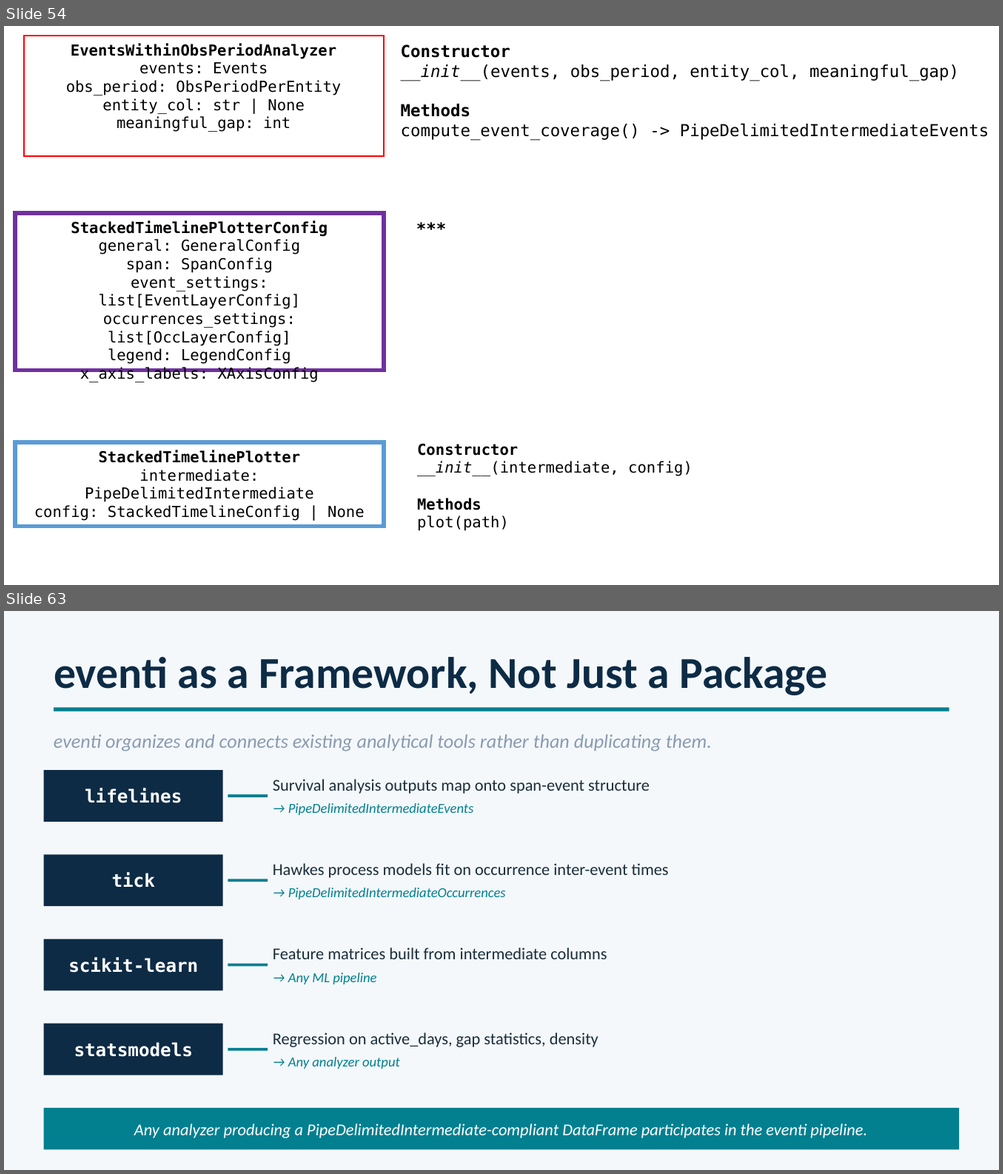
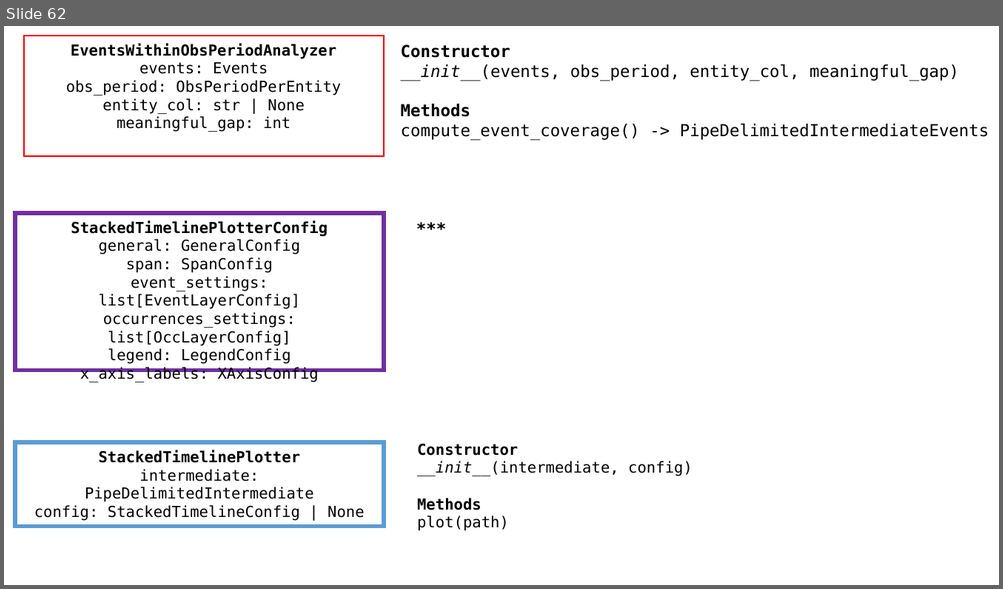
Before and after one commit to djarenas/eventus, a slide deck: docs/eventus_architecture.pptx. Shown one above the other, each under a label of ours: slides 54 and 63 before the commit, slide 62 after it; the slides between them are not shown. The pictures are 1003x1174 and 1003x589 pixels, drawn with LibreOffice and Linux fonts; fonts in the diff are those of the drawing. Boxes give left, top, right and bottom in pixels: in the first picture for what was removed or moved away, otherwise in the second. Text is boxed around its words. In the diff, an @@ line names an element or a change of style, - is before the commit and + after.

```diff
--- a/docs/eventus_architecture.pptx
+++ b/docs/eventus_architecture.pptx
@@ slide 63 removed at <box>4,611,999,1170</box>, background #F4F8FB @@
@@ text removed at <box>54,657,827,695</box> @@
-eventi as a Framework, Not Just a Package
@@ rectangle removed at <box>54,707,949,712</box> @@
@@ text removed at <box>54,735,711,752</box> @@
-eventi organizes and connects existing analytical tools rather than duplicating them.
@@ rectangle removed at <box>44,770,223,822</box> @@
@@ text removed at <box>85,788,182,803</box> @@
-lifelines
@@ text removed at <box>273,779,649,794</box> @@
-Survival analysis outputs map onto span-event structure
@@ line removed from (227, 796) to (267, 796) @@
@@ text removed at <box>288,803,474,815</box> @@
-→ PipeDelimitedIntermediateEvents
@@ rectangle removed at <box>44,854,223,906</box> @@
@@ text removed at <box>112,872,155,888</box> @@
-tick
@@ text removed at <box>273,863,669,878</box> @@
-Hawkes process models fit on occurrence inter-event times
@@ line removed from (227, 880) to (267, 880) @@
@@ text removed at <box>288,888,506,900</box> @@
-→ PipeDelimitedIntermediateOccurrences
@@ rectangle removed at <box>44,940,223,991</box> @@
@@ text removed at <box>68,957,198,973</box> @@
-scikit-learn
@@ line removed from (227, 965) to (267, 965) @@
@@ text removed at <box>273,948,606,960</box> @@
-Feature matrices built from intermediate columns
@@ text removed at <box>288,973,376,985</box> @@
-→ Any ML pipeline
@@ rectangle removed at <box>44,1024,223,1076</box> @@
@@ text removed at <box>74,1042,193,1057</box> @@
-statsmodels
@@ line removed from (227, 1050) to (267, 1050) @@
@@ text removed at <box>273,1033,598,1048</box> @@
-Regression on active_days, gap statistics, density
@@ text removed at <box>288,1057,400,1069</box> @@
-→ Any analyzer output
@@ rectangle removed at <box>44,1108,959,1150</box> @@
@@ text removed at <box>134,1124,867,1139</box> @@
-Any analyzer producing a PipeDelimitedIntermediate-compliant DataFrame participates in the eventi pipeline.
@@ what was slide 54 is now slide 62 @@
```
Also in this commit, not shown: 1 slide changed, 8 slides added, 8 other slides removed, 11 other files.
